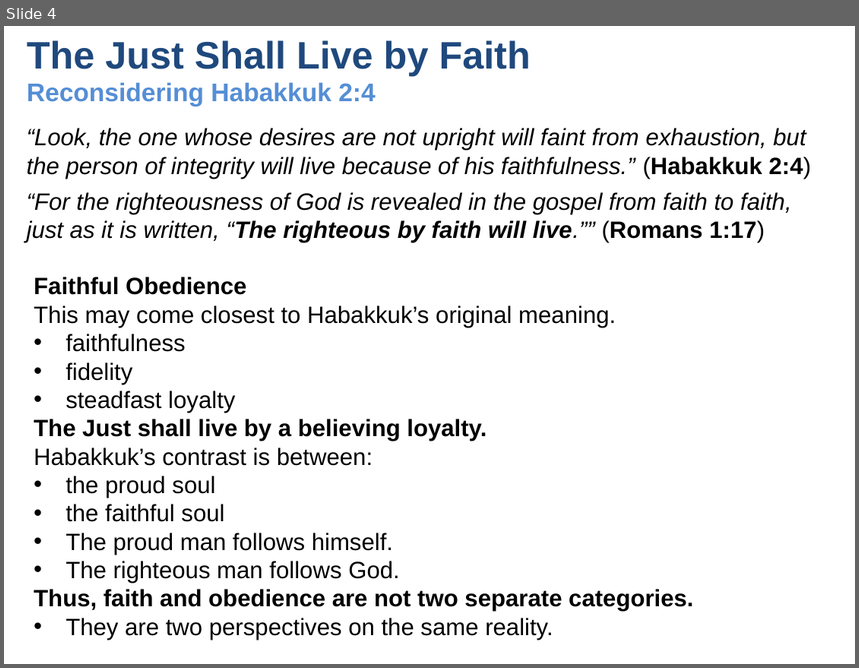
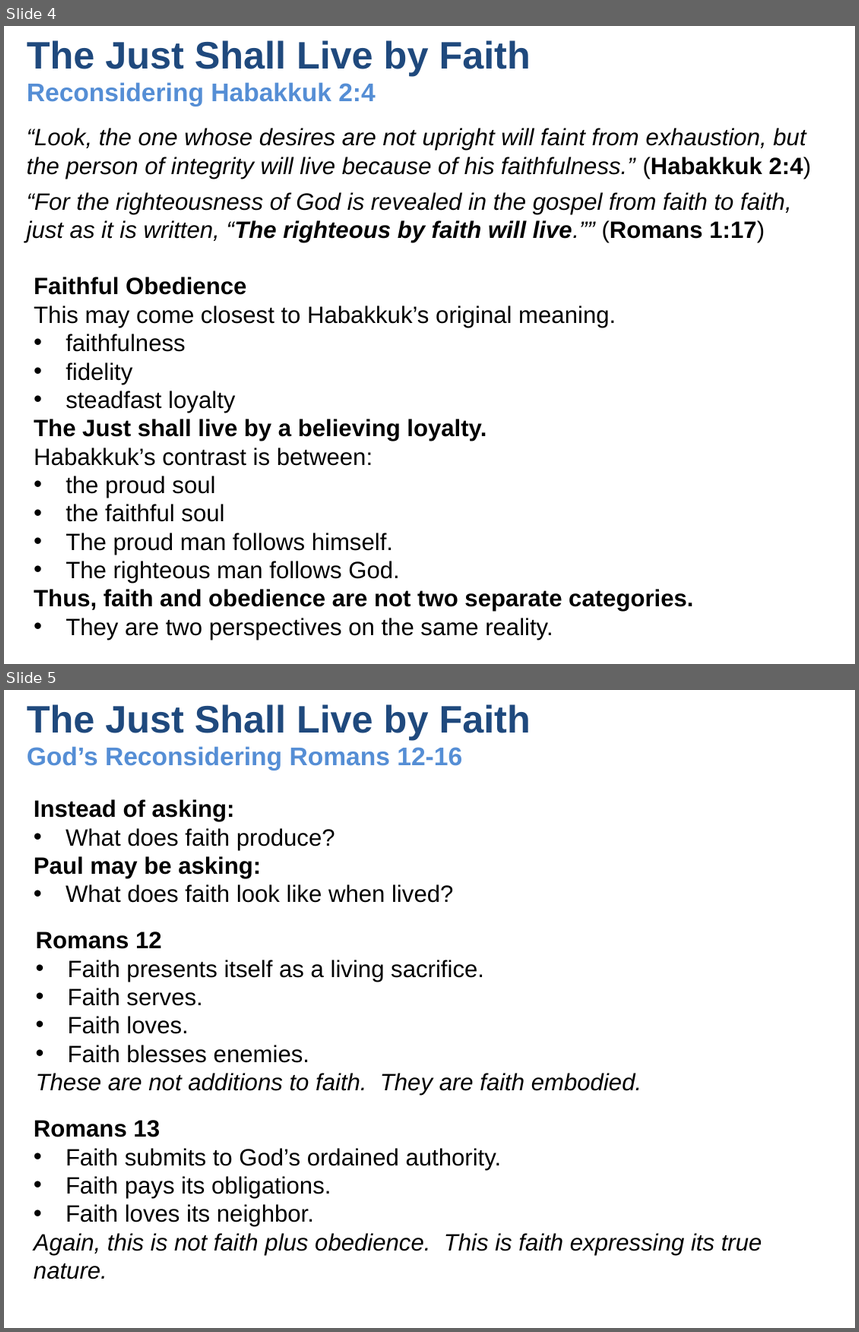
Before and after one commit to UsefulEngines/EvangelismPublic, a slide deck: 2026-Q2/12-ObedienceOfFaith-Ch12-16/2026-06-28-Romans-Ch12-16.pptx. Shown one above the other, each under a label of ours: slide 4 before the commit, slides 4 and 5 after it. The pictures are 859x668 and 859x1332 pixels, drawn with LibreOffice and Linux fonts; fonts in the diff are those of the drawing. Boxes give left, top, right and bottom in pixels: in the first picture for what was removed or moved away, otherwise in the second. Text is boxed around its words. In the diff, an @@ line names an element or a change of style, - is before the commit and + after.

```diff
--- a/2026-Q2/12-ObedienceOfFaith-Ch12-16/2026-06-28-Romans-Ch12-16.pptx
+++ b/2026-Q2/12-ObedienceOfFaith-Ch12-16/2026-06-28-Romans-Ch12-16.pptx
@@ slide 5 added at [4, 690, 855, 1328], background #FFFFFF @@
@@ title added at [27, 704, 531, 770], 21.6 pt, text #558ED5, bold @@
+The Just Shall Live by Faith
+God’s Reconsidering Romans 12-16
@@ text added at [34, 799, 453, 903], 20 pt, text #000000 @@
+Instead of asking:
+• What does faith produce?
+Paul may be asking:
+• What does faith look like when lived?
@@ text added at [36, 932, 642, 1095], 20 pt, text #000000 @@
+Romans 12
+• Faith presents itself as a living sacrifice.
+• Faith serves.
+• Faith loves.
+• Faith blesses enemies.
+These are not additions to faith. They are faith embodied.
@@ text added at [34, 1120, 762, 1280], 20 pt, text #000000 @@
+Romans 13
+• Faith submits to God’s ordained authority.
+• Faith pays its obligations.
+• Faith loves its neighbor.
+Again, this is not faith plus obedience. This is faith expressing its true nature.
```
Also in this commit, not shown: 3 slides changed, 3 other slides added, 3 slides removed, 2 other files.
